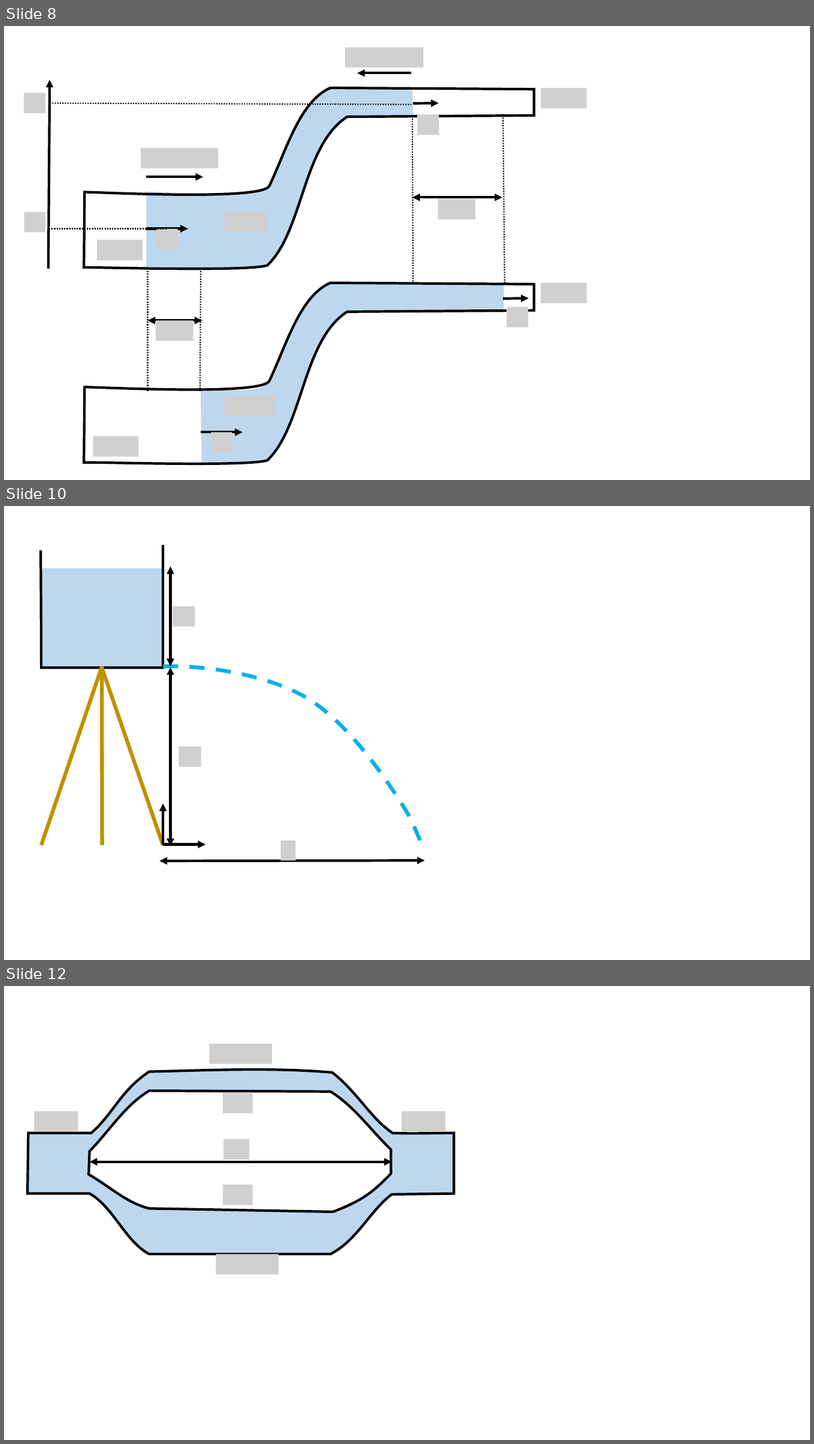
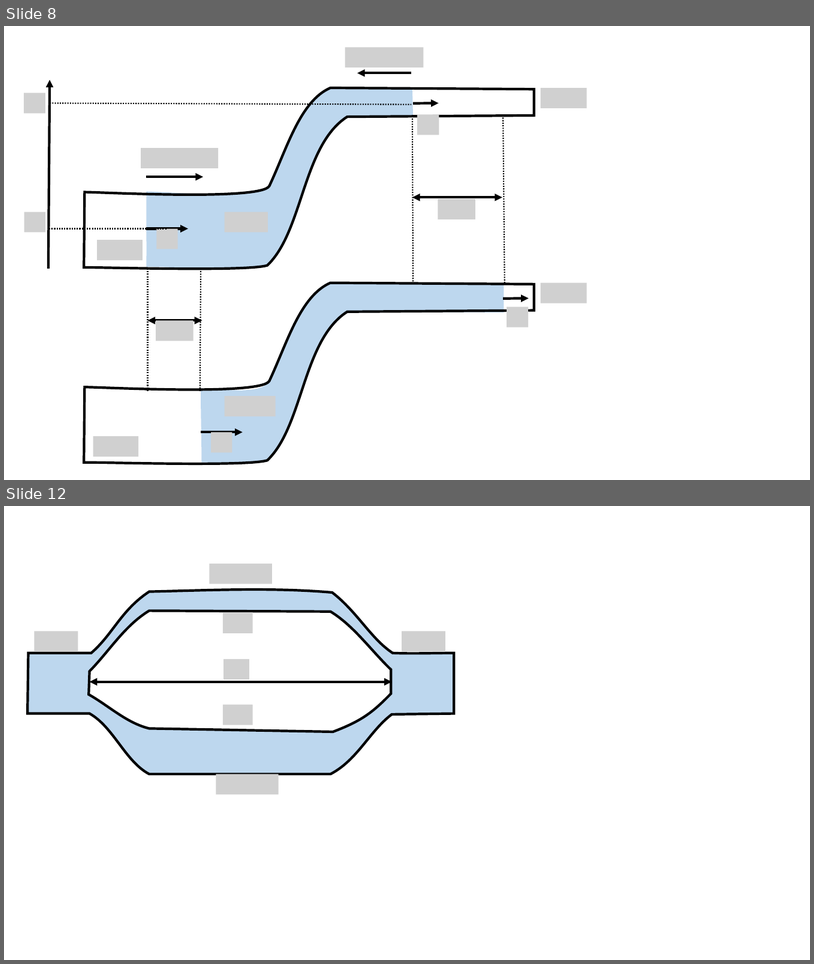
Before and after one commit to OSTP/PhysicsArtofModelling, a slide deck: tex/figures/FluidMechanics/Figures.pptx. Shown one above the other, each under a label of ours: slides 8, 10 and 12 before the commit, slides 8 and 12 after it; the slides between them are not shown. The pictures are 814x1444 and 814x964 pixels, drawn with LibreOffice and Linux fonts; fonts in the diff are those of the drawing; grey boxes stand for pictures; background and template pictures are left out. Boxes give left, top, right and bottom in pixels: in the first picture for what was removed or moved away, otherwise in the second. Text is boxed around its words. In the diff, an @@ line names an element or a change of style, - is before the commit and + after.

```diff
--- a/tex/figures/FluidMechanics/Figures.pptx
+++ b/tex/figures/FluidMechanics/Figures.pptx
@@ slide 10 removed at (x1=4, y1=506, x2=810, y2=960), background #FFFFFF @@
@@ arrow removed from (163, 844) to (163, 804) @@
@@ arrow removed from (162, 844) to (206, 844) @@
@@ group removed at (x1=41, y1=545, x2=425, y2=861): 3 lines, 3 double arrows, 3 pictures, 2 freeform shapes, 1 rectangle @@
```
Also in this commit, not shown: 4 slides changed, 2 slides added, 1 other slide removed, 3 other files.
